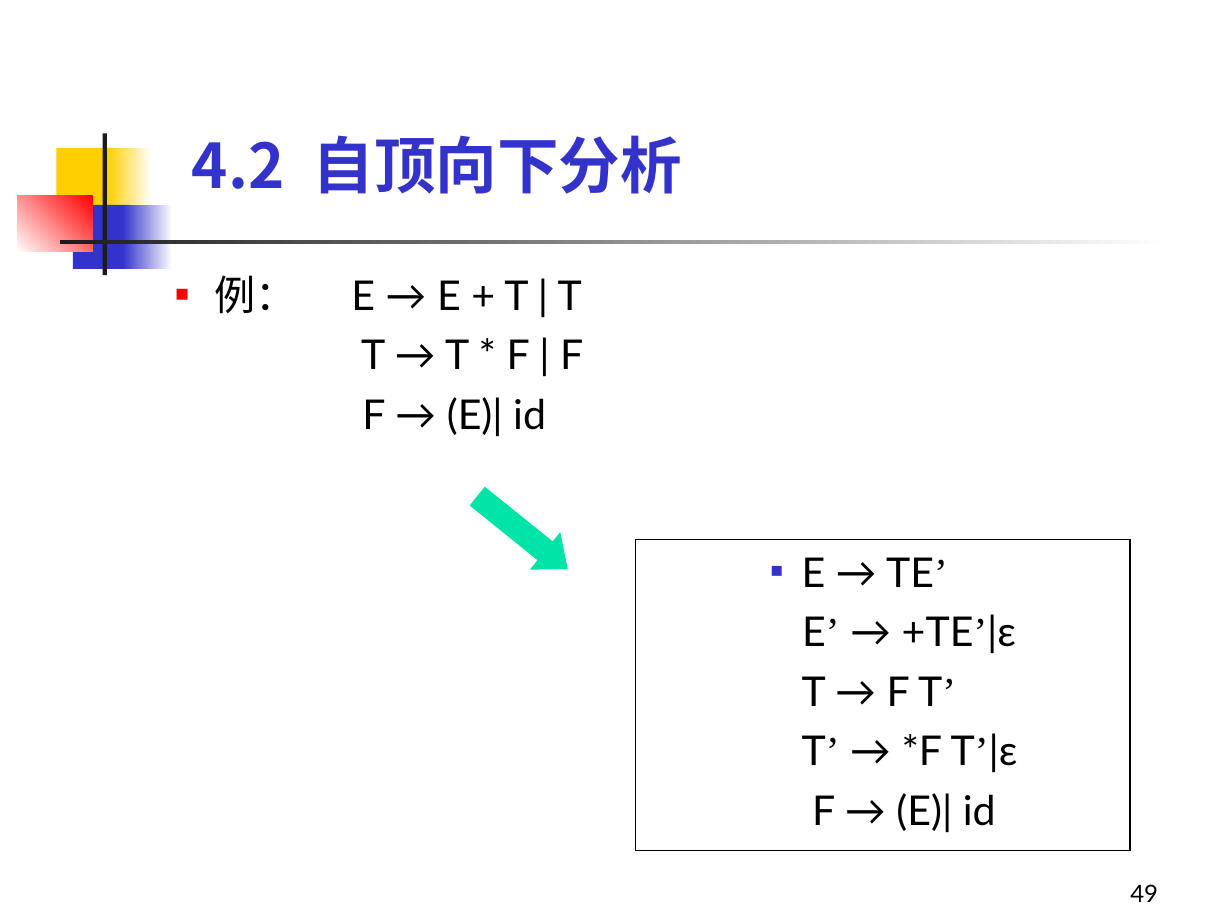
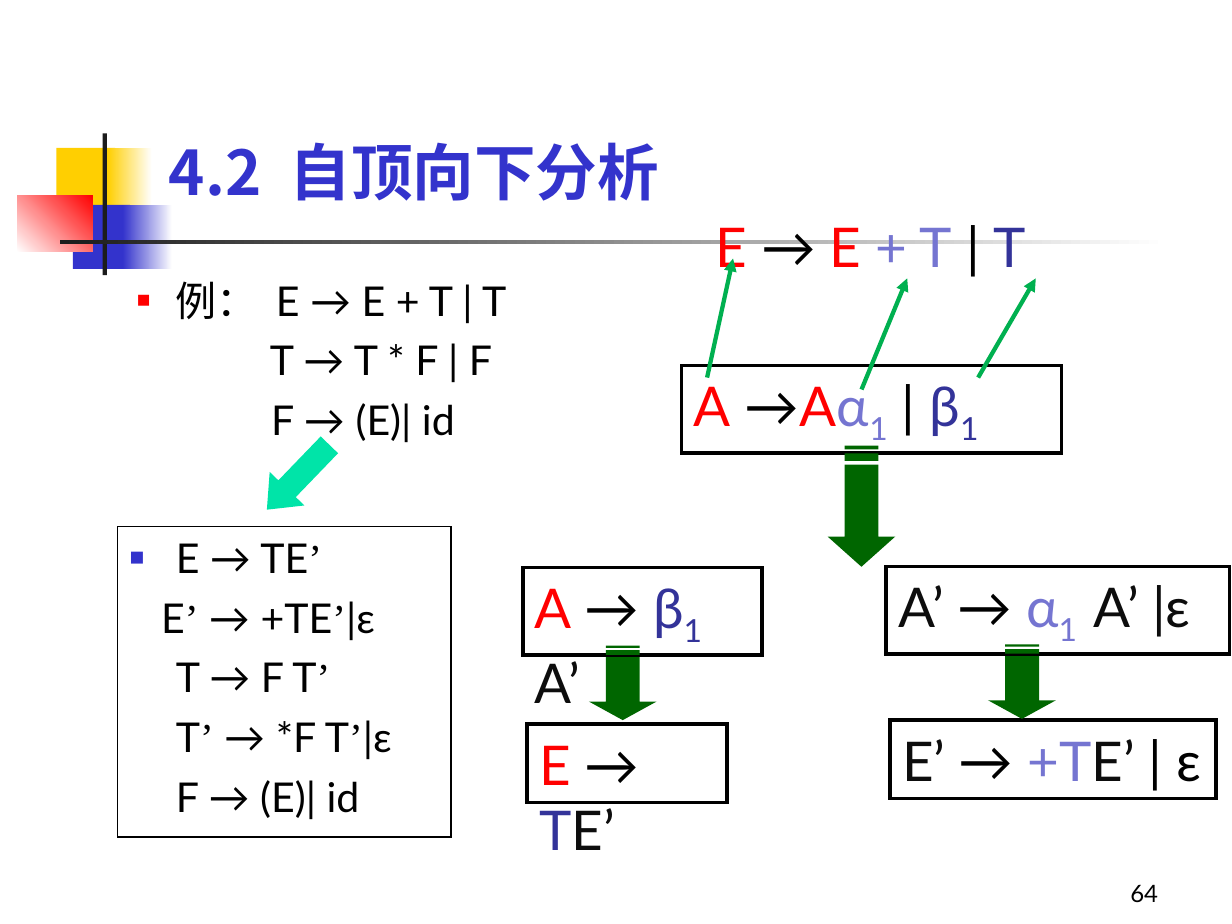
Before and after one commit to sonderlau/HzieeSurvivalGuide, a slide deck: slide 64 of Y1 Seminar II/编译原理/PPT/第4章 语法分析-1.ppt (slide 49 before the commit). Drawn at 1232x924 pixels with LibreOffice and Linux fonts; fonts in the diff are those of the drawing. Boxes give left, top, right and bottom in pixels: in the first picture for what was removed or moved away, otherwise in the second. Text is boxed around its words. In the diff, an @@ line names an element or a change of style, - is before the commit and + after.

```diff
--- a/Y1 Seminar II/编译原理/PPT/第4章 语法分析-1.ppt
+++ b/Y1 Seminar II/编译原理/PPT/第4章 语法分析-1.ppt
@@ title "4.2 自顶向下分析": place and size @@
-title "4.2 自顶向下分析" at [192,135,682,194]
+title "4.2 自顶向下分析" at [169,142,660,201]
@@ text added at [715,227,1026,277], 32 pt, text #FF0000 @@
+E → E + T | T
@@ text "例： E → E + ..." rewrapped from [214,275,583,437] to [175,281,506,443] @@
@@ arrow added from (707, 377) to (733, 259), #00B050 2.49 pt @@
@@ arrow added from (861, 389) to (907, 278), #00B050 2.49 pt @@
@@ arrow added from (978, 377) to (1036, 278), #00B050 2.49 pt @@
@@ rectangle added at [681,366,1061,453], fill #FFFFFF, outline #000000 2.01 pt, 32 pt, text #FF0000 @@
+A →Aα1 | β1
@@ right arrow at [249,428,346,526]: proportions changed; rotation 38 to 133 degrees @@
@@ freeform shape added at [827,445,895,566], fill #006600 @@
@@ rectangle "E → TE’": place and size @@
-rectangle "E → TE’" at [636,540,1131,850]
+rectangle "E → TE’" at [117,526,451,837]
@@ rectangle "E → TE’" at [117,526,451,837]: list level 3 to 1 in "E → TE’"; list level 3 to 1 in "E’ → +TE’|ε"; list level 3 to 1 in "T → F T’"; list level 3 to 1 in "T’ → *F T’|ε"; list level 3 to 1 in "F → (E)| id" @@
@@ rectangle added at [522,568,761,655], fill #FFFFFF, outline #000000 2.01 pt, 32 pt, text #333399 @@
+A → β1 A’
@@ rectangle added at [886,567,1230,654], fill #FFFFFF, outline #000000 2.01 pt, 32 pt, text #0D0D0D @@
+A’ → α1 A’ |ε
@@ freeform shape added at [589,646,657,721], fill #006600 @@
@@ freeform shape added at [987,645,1055,719], fill #006600 @@
@@ rectangle added at [527,724,727,803], fill #FFFFFF, outline #000000 2.01 pt, 32 pt, text #0D0D0D @@
+E → TE’
@@ rectangle added at [890,721,1216,800], fill #FFFFFF, outline #000000 2.01 pt, 32 pt, text #0D0D0D @@
+E’ → +TE’ | ε
@@ page number at [1130,884,1158,903]: text changed @@
-49
+64
```
Also in this commit, not shown: 18 other slides changed, 16 slides added, 11 other files.
